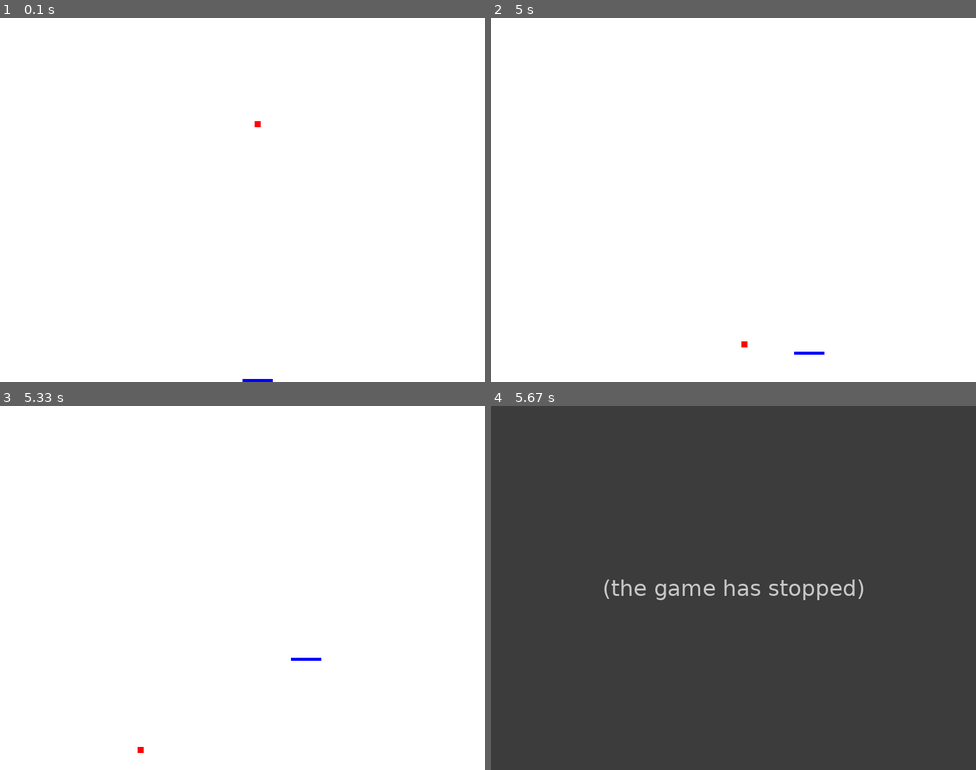
Above: before the commit, frames 1-4 (two rows, left to right).
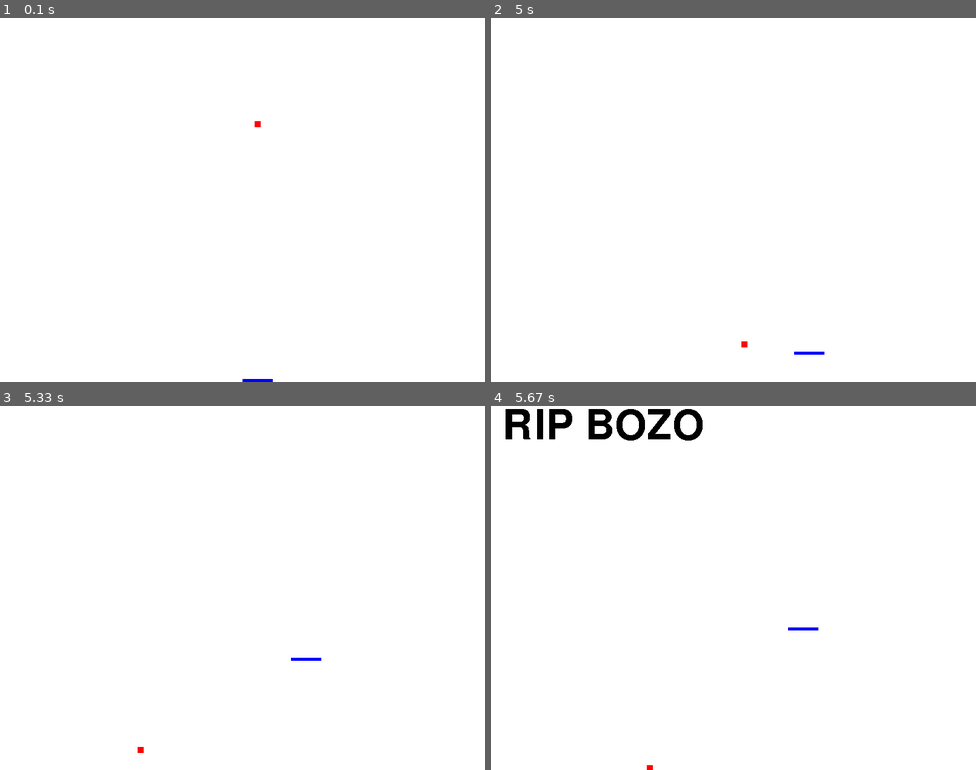
Above: after the commit, the same moments.

Repository: Arcthuruss/breakout
Game: pygame game, started from casse-brique.py
Two runs of this game, one before a commit and one after it. Both use one fixed random seed, a clock stepped at 60 frames per second and the inputs below.
Inputs (mouse positions are in pixels of both pictures, inside the frame that each line leads up to):
- Up to frame 1 (0.1 s): no input
- Up to frame 2 (5 s): hold Up 0.33-0.8 s; move the mouse to (646, 250) at 0.37 s; hold Right 0.83-1.47 s; move the mouse to (602, 123) at 0.87 s; hold Down 1.5-1.87 s; move the mouse to (859, 229) at 1.53 s; hold Left 1.9-2.37 s; move the mouse to (854, 265) at 1.93 s; hold Right 2.4-2.87 s; move the mouse to (757, 178) at 2.43 s; hold Up 2.9-3.2 s; move the mouse to (912, 250) at 2.93 s; hold Right 3.23-3.7 s; move the mouse to (621, 207) at 3.27 s; hold Left 3.73-4.27 s; move the mouse to (636, 127) at 3.77 s; hold Down 4.3-4.6 s; move the mouse to (815, 320) at 4.33 s; hold Left from 4.63 s (still down); move the mouse to (699, 301) at 4.67 s
- Up to frame 3 (5.33 s): release Left at 5.03 s; hold Up from 5.07 s (still down); move the mouse to (106, 719) at 5.1 s
- Up to frame 4 (5.67 s): release Up at 5.43 s; hold Right from 5.47 s (still down); move the mouse to (680, 649) at 5.5 s

Frames 1-3 are identical in both runs. In frame 4, 100% of the frame differs, in the area x 0-100%, y 0-100%.
Before the commit the program exited at 5.47 s; later frames show no game.

Commit message:
added monocraft font, stop the game when the player lose

Diff:
--- a/casse-brique.py
+++ b/casse-brique.py
@@ -5,6 +5,9 @@
 vitesse=0.01
 largeur_fenetre = 800
 hauteur_fenetre = 600
+alive = True
+pygame.font.init()
+font = pygame.font.Font("Monocraft.otf", 100)
 
 class Balle:
     def __init__(self,x=50,y=20,dx=2,dy=2,taille=10):
@@ -27,7 +30,8 @@
         if balle.y < 0 :
             balle.dy*=-1
         if balle.y > hauteur_fenetre-self.taille :
-            exit()
+            global alive
+            alive = False
         if balle.y+balle.taille >= raquette.y and balle.y <= raquette.y+raquette.hauteur and balle.x >= raquette.x and balle.x <= raquette.x+raquette.largeur :
             balle.dy*=-1
 
@@ -50,7 +54,7 @@
 fenetre = ouvrir_fenetre(largeur_fenetre, hauteur_fenetre)
 balle=Balle(largeur_fenetre//2,hauteur_fenetre//4)
 raquette=Raquette()
-while True:
+while alive:
     effacer(fenetre)
     balle.avancer()
     balle.collisions(raquette)
@@ -70,3 +74,8 @@
         raquette.move_vertical(-5)
     if pygame.key.get_pressed()[pygame.K_DOWN]:
         raquette.move_vertical(5)
+
+text = font.render(' RIP BOZO', False, BLACK)
+fenetre.blit(text, (0,0))
+actualiserAffichage(fenetre)
+sleep(2.5)
